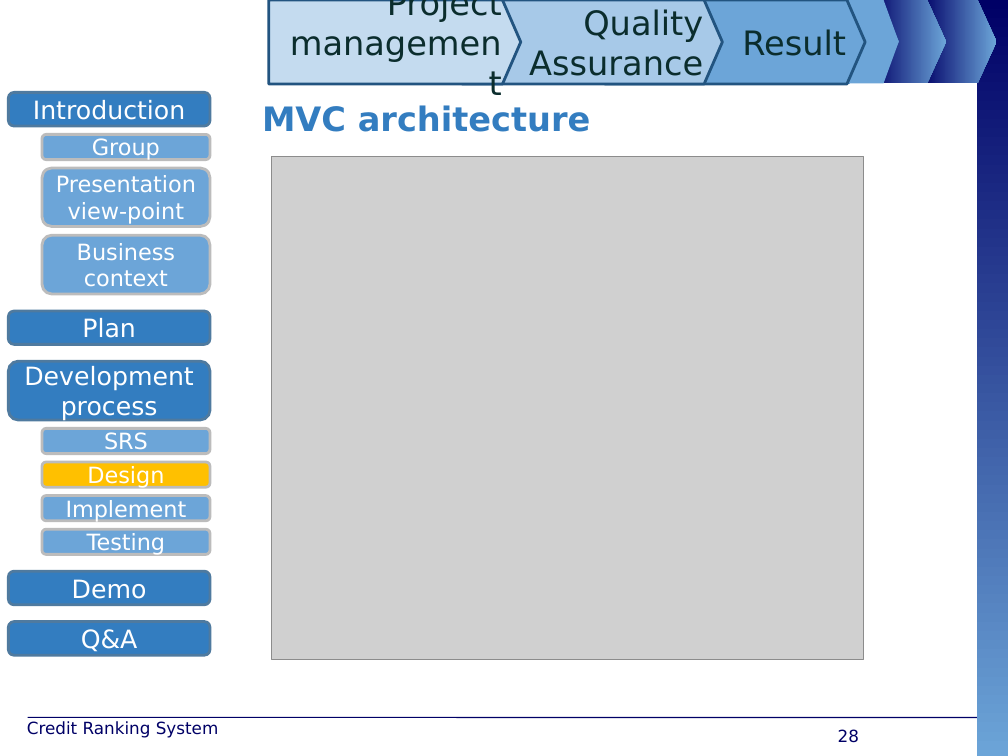
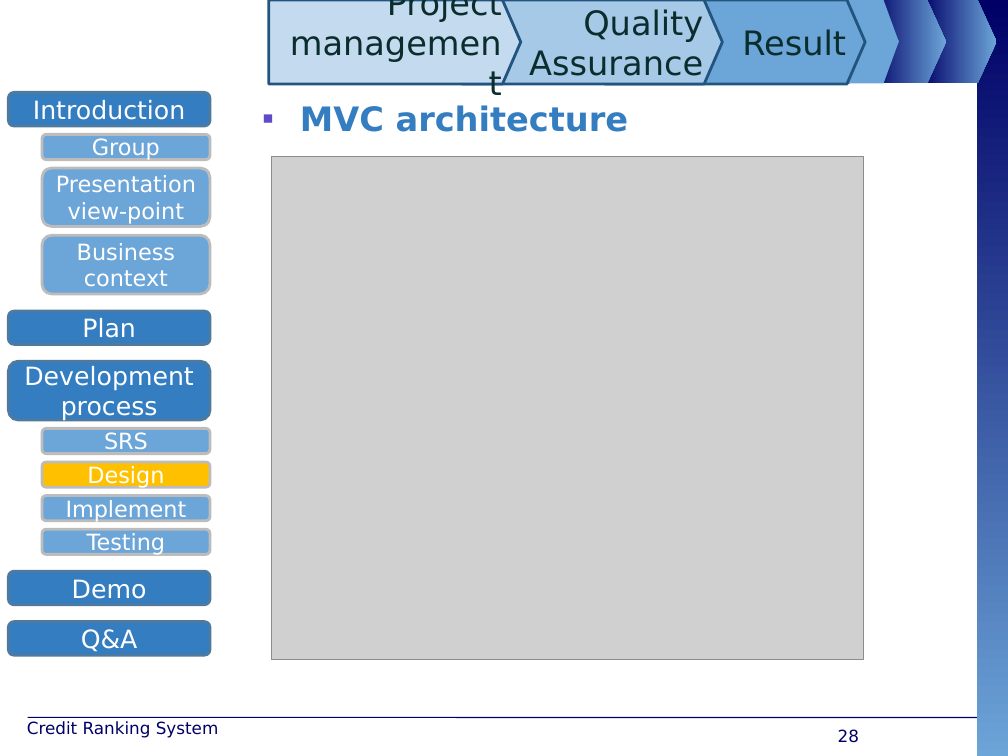
Before and after one commit to maily89/fbdm, a slide deck: slide 28 of Deliverables/FBD - slide.pptx. Drawn at 1008x756 pixels with LibreOffice and Linux fonts; fonts in the diff are those of the drawing; grey boxes stand for pictures; background and template pictures are left out. Boxes give left, top, right and bottom in pixels: in the first picture for what was removed or moved away, otherwise in the second. Text is boxed around its words. In the diff, an @@ line names an element or a change of style, - is before the commit and + after.

```diff
--- a/Deliverables/FBD - slide.pptx
+++ b/Deliverables/FBD - slide.pptx
@@ text "MVC architecture" at (300, 105, 629, 132): bullet none to ▪ @@
```
Also in this commit, not shown: 4 other slides changed.
